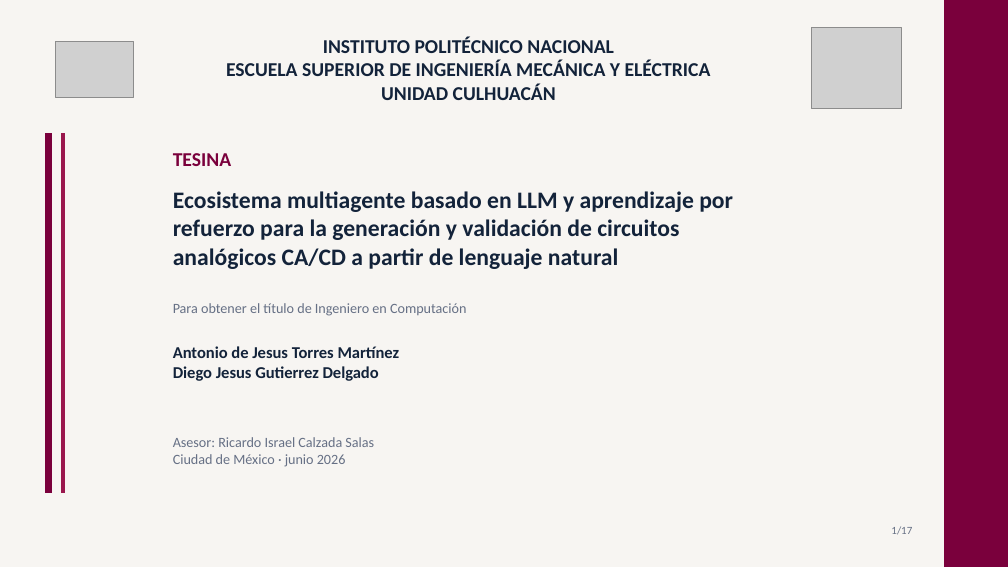
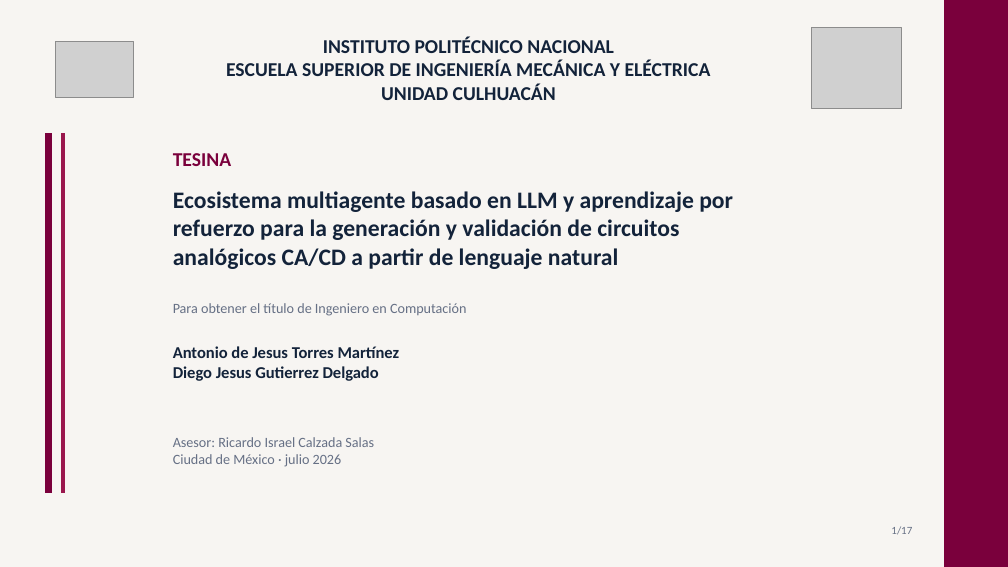
Before and after one commit to antoniotorresxd/ia-spice, a slide deck: slide 1 of tesina/slides/presentacion_tesina_ipn_20min.pptx. Drawn at 1008x567 pixels with LibreOffice and Linux fonts; fonts in the diff are those of the drawing; grey boxes stand for pictures. Boxes give left, top, right and bottom in pixels: in the first picture for what was removed or moved away, otherwise in the second. Text is boxed around its words. In the diff, an @@ line names an element or a change of style, - is before the commit and + after.

```diff
--- a/tesina/slides/presentacion_tesina_ipn_20min.pptx
+++ b/tesina/slides/presentacion_tesina_ipn_20min.pptx
@@ text at (173, 454, 342, 467): text changed @@
-Ciudad de México · junio 2026
+Ciudad de México · julio 2026
```
Also in this commit, not shown: 9 other slides changed, 2 slides added, 14 other files.
